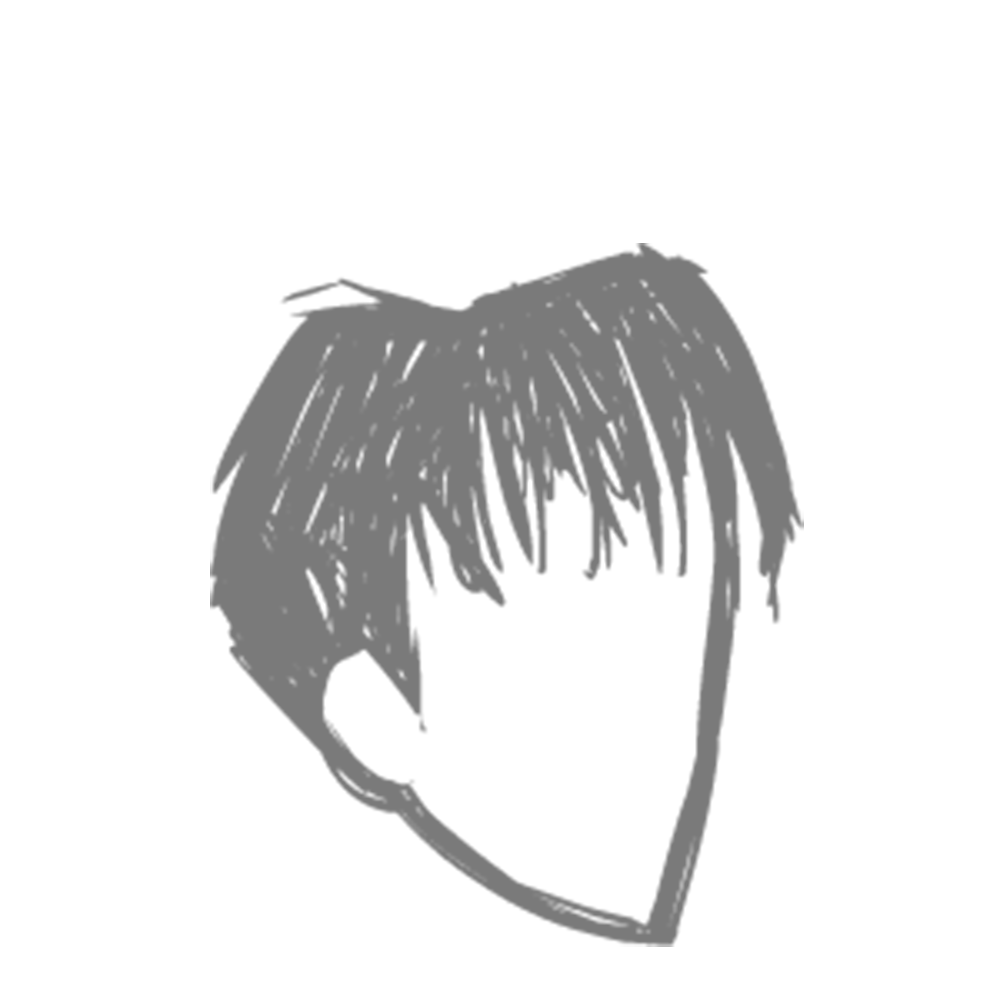
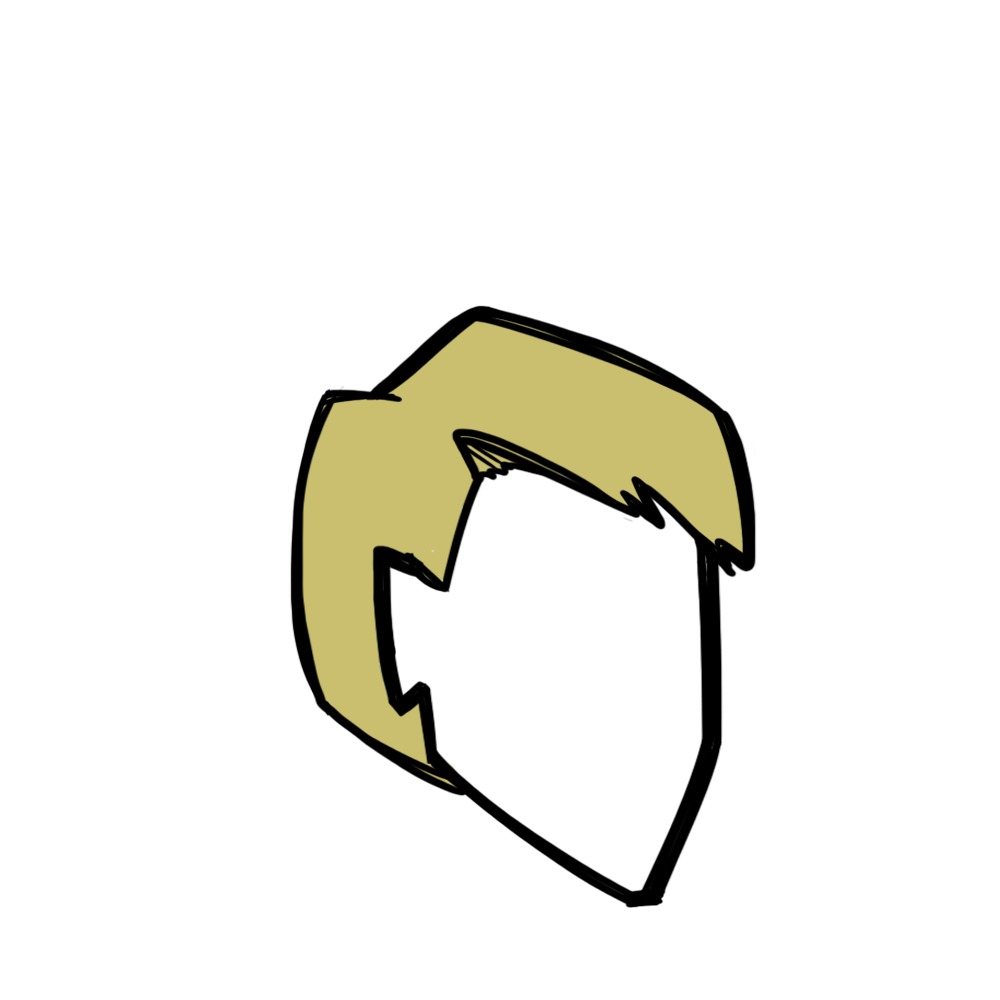
Before/after of a 1000x1000 layered artwork. What changed in the layer stack:
added layer "Layer 13" above "Layer 14" over [290, 305, 760, 912]
added layer "Layer 14" above "Layer 10" over [297, 318, 752, 899]
hid "Layer 2", painted on it over [210, 243, 782, 921]
hid "Layer 0" over [210, 243, 804, 947]
hid "Layer 1" over [210, 243, 804, 947]
